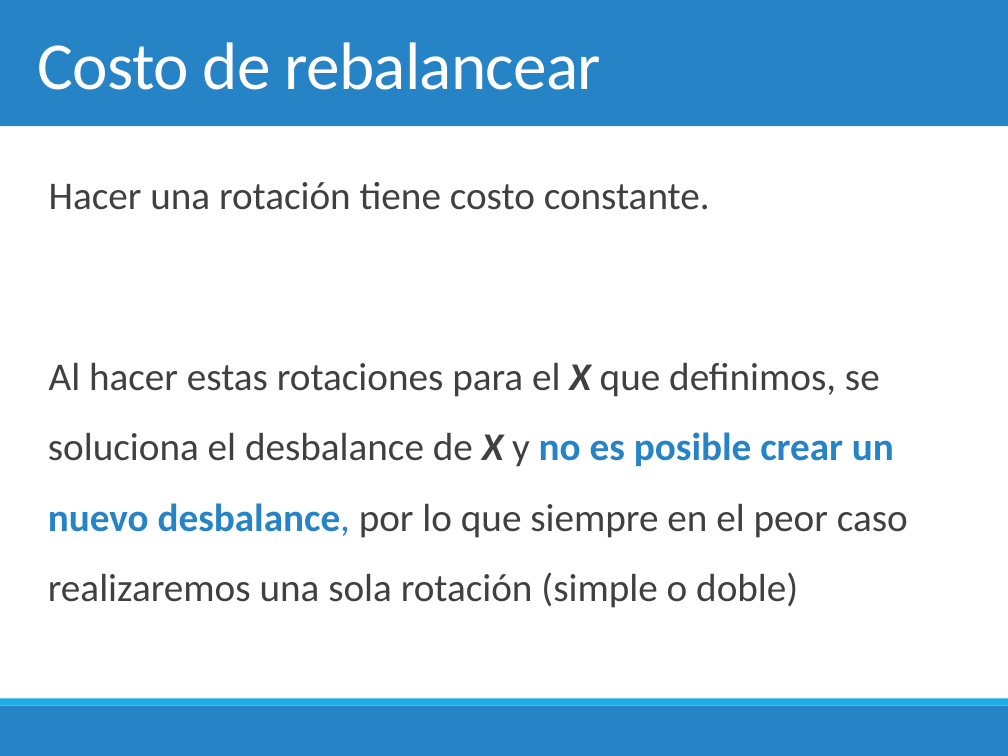
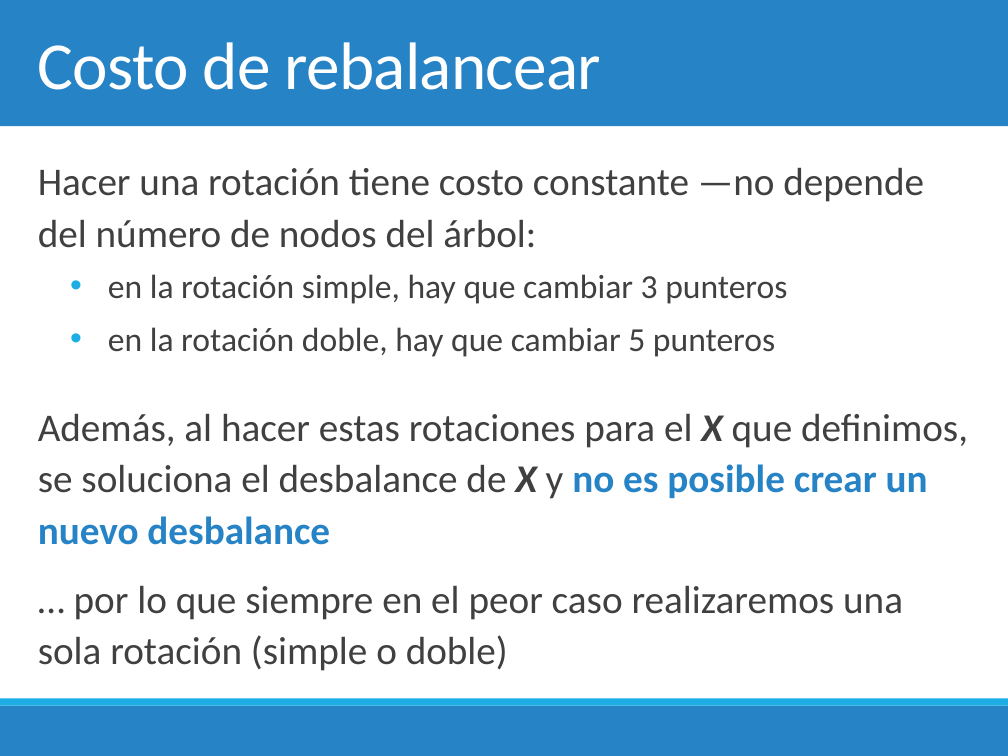
Before and after one commit to chris-carstens/2020-2, a slide deck: slide 31 of Clases/07 - Árboles AVL/07. Árboles AVL.pptx (slide 30 before the commit). Drawn at 1008x756 pixels with LibreOffice and Linux fonts; fonts in the diff are those of the drawing. Boxes give left, top, right and bottom in pixels: in the first picture for what was removed or moved away, otherwise in the second. Text is boxed around its words. In the diff, an @@ line names an element or a change of style, - is before the commit and + after.

```diff
--- a/Clases/07 - Árboles AVL/07. Árboles AVL.pptx
+++ b/Clases/07 - Árboles AVL/07. Árboles AVL.pptx
@@ text "Hacer una rotación tiene costo ..." at (38, 167, 968, 671): vertical alignment top to middle @@
@@ text at (38, 167, 968, 671): text changed @@
-  Hacer una rotación tiene costo constante.
-  Al hacer estas rotaciones para el X que definimos, se soluciona el desbalance de X y no es posible crear un nuevo desbalance, por lo que siempre en el peor caso realizaremos una sola rotación (simple o doble)
+Hacer una rotación tiene costo constante —no depende del número de nodos del árbol:
+  • en la rotación simple, hay que cambiar 3 punteros
+  • en la rotación doble, hay que cambiar 5 punteros
+Además, al hacer estas rotaciones para el X que definimos, se soluciona el desbalance de X y no es posible crear un nuevo desbalance
+… por lo que siempre en el peor caso realizaremos una sola rotación (simple o doble)
```
Also in this commit, not shown: 18 other slides changed, 2 slides added, 3 slides removed, 5 other files.
